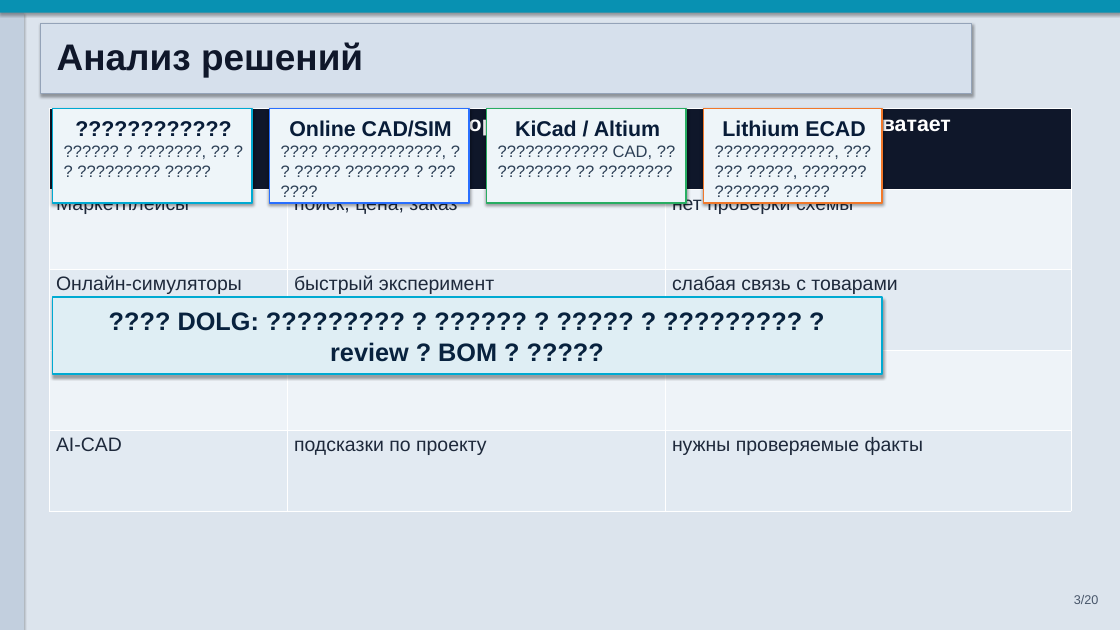
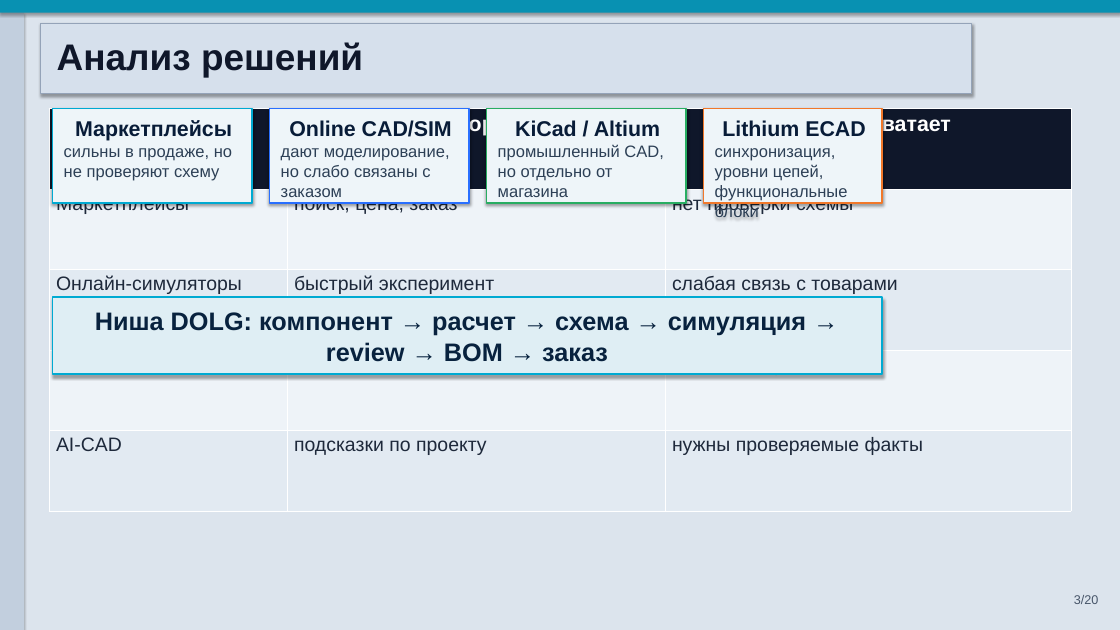
Before and after one commit to zlodey2077/Dolg, a slide deck: slide 3 of docs/Презентация_DOLG_основная_защита_20_слайдов_20260602.pptx. Drawn at 1120x630 pixels with LibreOffice and Linux fonts; fonts in the diff are those of the drawing. Boxes give left, top, right and bottom in pixels: in the first picture for what was removed or moved away, otherwise in the second. Text is boxed around its words. In the diff, an @@ line names an element or a change of style, - is before the commit and + after.

```diff
--- a/docs/Презентация_DOLG_основная_защита_20_слайдов_20260602.pptx
+++ b/docs/Презентация_DOLG_основная_защита_20_слайдов_20260602.pptx
@@ text in rectangle at box(64, 120, 232, 181): text changed @@
-????????????
-?????? ? ???????, ?? ?? ????????? ?????
+Маркетплейсы
+сильны в продаже, но не проверяют схему
@@ text in rectangle at box(281, 148, 450, 197): text changed @@
-???? ?????????????, ?? ????? ??????? ? ???????
+дают моделирование, но слабо связаны с заказом
@@ text in rectangle at box(498, 144, 664, 197): text changed @@
-???????????? CAD, ?? ???????? ?? ????????
+промышленный CAD, но отдельно от магазина
@@ text in rectangle at box(715, 148, 848, 220): text changed @@
-?????????????, ?????? ?????, ?????????????? ?????
+синхронизация, уровни цепей, функциональные блоки
@@ text in rectangle at box(95, 312, 806, 362): text changed @@
-???? DOLG: ????????? ? ?????? ? ????? ? ????????? ? review ? BOM ? ?????
+Ниша DOLG: компонент → расчет → схема → симуляция → review → BOM → заказ
```
Also in this commit, not shown: 4 other slides changed, 3 other files.
